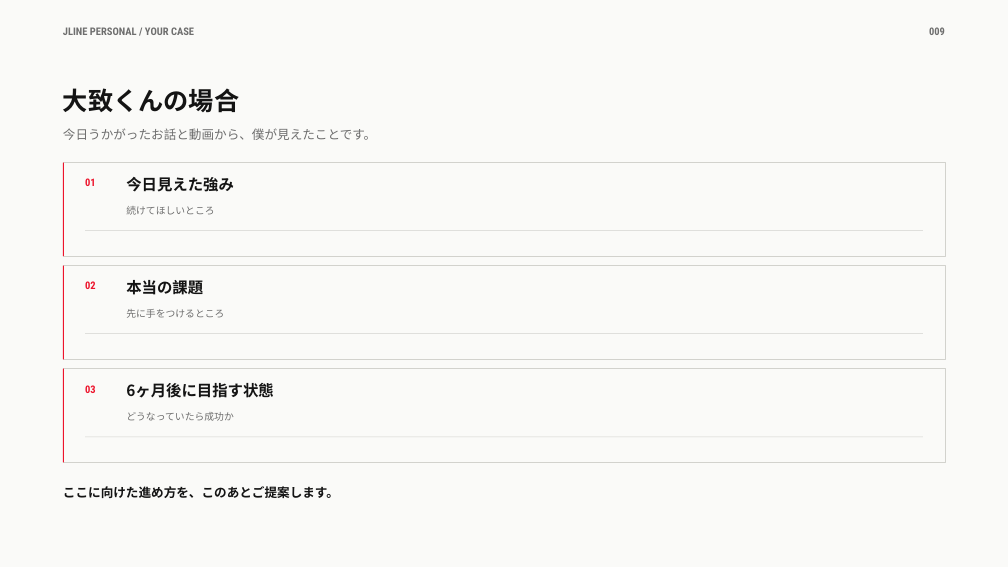
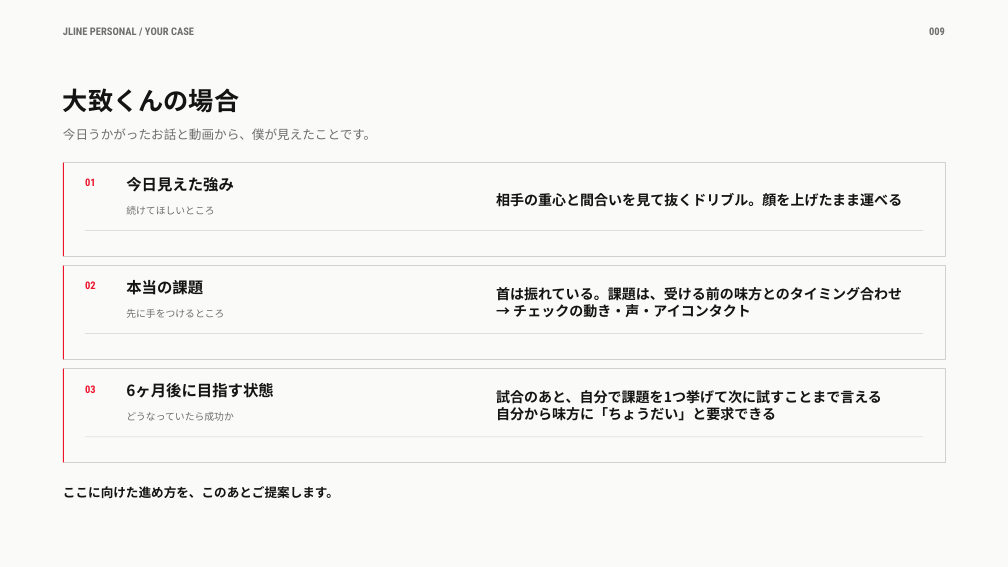
Before and after one commit to takafumisuzuki1117-sys/takafumi_suzuki, a slide deck: slide 10 of 個別相談/JLINE_PERSONAL_提案資料_小林大致様.pptx. Drawn at 1008x567 pixels with LibreOffice and Linux fonts; fonts in the diff are those of the drawing. Boxes give left, top, right and bottom in pixels: in the first picture for what was removed or moved away, otherwise in the second. Text is boxed around its words. In the diff, an @@ line names an element or a change of style, - is before the commit and + after.

```diff
--- a/個別相談/JLINE_PERSONAL_提案資料_小林大致様.pptx
+++ b/個別相談/JLINE_PERSONAL_提案資料_小林大致様.pptx
@@ text added at box(496, 193, 902, 207), 20 pt, text #141414, bold @@
+相手の重心と間合いを見て抜くドリブル。顔を上げたまま運べる
@@ text added at box(496, 287, 902, 318), 20 pt, text #141414, bold @@
+首は振れている。課題は、受ける前の味方とのタイミング合わせ
+→ チェックの動き・声・アイコンタクト
@@ text added at box(496, 390, 882, 421), 20 pt, text #141414, bold @@
+試合のあと、自分で課題を1つ挙げて次に試すことまで言える
+自分から味方に「ちょうだい」と要求できる
```
Also in this commit, not shown: 4 other files.
